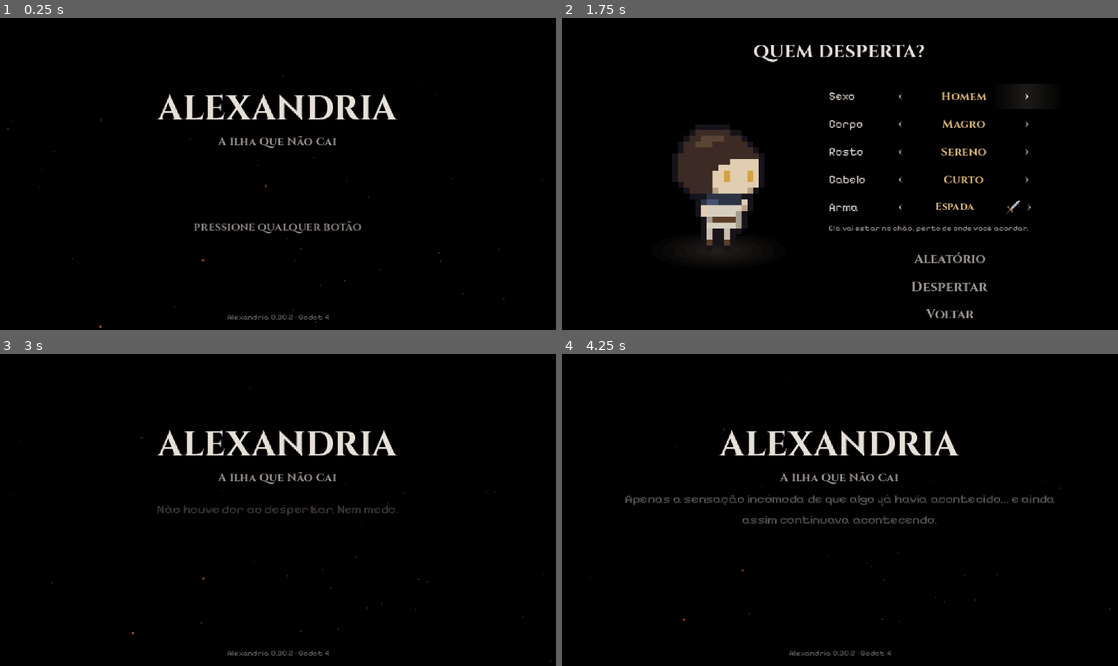
Above: before the commit, frames 1-4 (two rows, left to right).
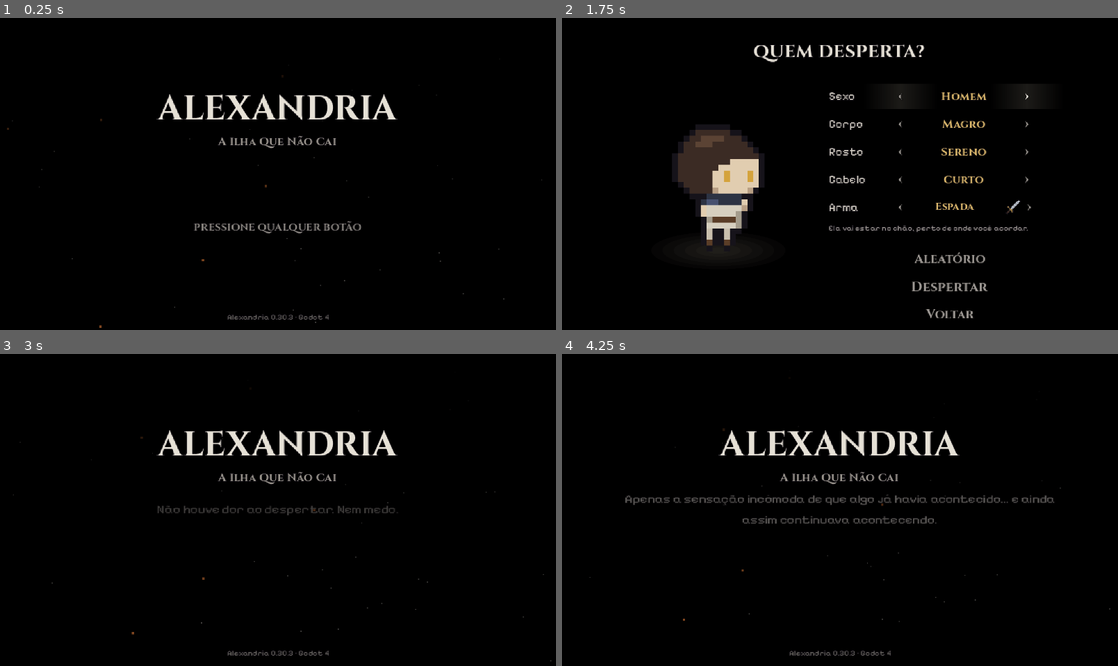
Above: after the commit, the same moments.

Repository: xandeil/alexandria
Game: Godot game, scene res://scenes/ui/title_screen.tscn
Two runs of this game, one before a commit and one after it. Both use one fixed random seed, a clock stepped at 60 frames per second and the inputs below. Video files are missing from this copy of the repository; at most half a second of black plays in their place. Sound files missing from this copy of the repository are replaced by a short silence.
Inputs (mouse positions are in pixels of both pictures, inside the frame that each line leads up to):
- Up to frame 1 (0.25 s): no input
- Up to frame 2 (1.75 s): tap Enter (ui_accept) at 0.5, 0.77, 1.07 s; move the mouse to (962, 158) at 0.52 s; hold Right (ui_right) 0.53-1.25 s; hold J (attack) 0.53-1.25 s; click (962, 158) at 0.67 s; drag from (728, 189) to (812, 236) at 1.27 s
- Up to frame 3 (3 s): click "Aleatório" at 2 s; click "Despertar" at 2.75 s
- Up to frame 4 (4.25 s): move the mouse to (895, 441) at 3.52 s; hold Right (ui_right) from 3.53 s (still down); hold J (attack) from 3.53 s (still down); tap K (attack_heavy) at 3.6 s; click (895, 441) at 3.67 s

The runs differ from the first frame. In frame 1, less than 0.1% of the frame differs, in the area x 51-53%, y 95-97%; in frame 2, 0.1%, in the area x 60-62%, y 21-30%; in frame 3, less than 0.1%; in frame 4, less than 0.1%.

Commit message:
v0.30.3 Menus no controle e graficos leves no navegador
- StepperRow: nas linhas "‹ valor ›" (criação e Opções) ←/→ trocam o
  valor e o foco não pula de linha; analógico conta uma vez por inclinada.
- Viagem da Câmara: ←/→ dão a volta na mesma linha da grade.
- Opções → Gráficos: Leve (480x270 ampliado, ~4x mais barato) / Nítido.
  Leve é o padrão no navegador (feedback de "lag" fora do Teatro).

Co-Authored-By: Claude Opus 5.5 <noreply@anthropic.com>
Claude-Session: https://claude.ai/code/session_01HRTGx51Wtg9gpqVr4yQ8NN

Diff:
--- a/project.godot
+++ b/project.godot
@@ -12,7 +12,7 @@
 
 config/name="Alexandria"
 config/description="Soulslike psicológico 2D top-down em pixel art. O Prólogo das Cápsulas, o Teatro Alexandria, a Cidade Estilhaçada (Aldir), o Bosque do Sono Eterno (Nyssa), as Raízes da Fome (Mabel), as Forjas Ocas (Durgan) e Helena Altiva."
-config/version="0.30.2"
+config/version="0.30.3"
 run/main_scene="res://scenes/ui/title_screen.tscn"
 config/quit_on_go_back=false
 config/features=PackedStringArray("4.7", "GL Compatibility")
--- a/scripts/autoload/settings.gd
+++ b/scripts/autoload/settings.gd
@@ -28,6 +28,12 @@
 ## Desenho dos botões do controle: "auto" (descobre pelo nome do controle) ou
 ## uma família forçada ("playstation", "xbox", "nintendo", "generico").
 var pad_style := "auto"
+## Gráficos (v0.30.2): "nitido" desenha na resolução da tela (texto liso);
+## "leve" desenha a 480x270 do jogo e só AMPLIA a imagem pronta — 4x menos
+## pixels para pintar numa tela Full HD (bem mais rápido em PC/celular fraco e
+## no navegador). No navegador começa no leve (feedback: "lag absurdo").
+var graphics := "leve" if OS.has_feature("web") else "nitido"
+const GRAPHICS: Array[String] = ["nitido", "leve"]
 const PAD_STYLES: Array[String] = ["auto", "playstation", "xbox", "nintendo", "generico"]
 ## Testes e o passeio de fotos não gravam opções no aparelho.
 var persistence_enabled := true
@@ -67,6 +73,8 @@
 	pad_legend = bool(config.get_value("toque", "legenda_controle", pad_legend))
 	var style := str(config.get_value("toque", "estilo_botoes", pad_style))
 	pad_style = style if PAD_STYLES.has(style) else "auto"
+	var look := str(config.get_value("video", "graficos", graphics))
+	graphics = look if GRAPHICS.has(look) else graphics
 
 
 func save_settings() -> void:
@@ -81,6 +89,7 @@
 	config.set_value("toque", "modo_controle", controller_mode)
 	config.set_value("toque", "legenda_controle", pad_legend)
 	config.set_value("toque", "estilo_botoes", pad_style)
+	config.set_value("video", "graficos", graphics)
 	config.save(PATH)
 	_loaded_from_file = true
 
@@ -95,7 +104,15 @@
 func apply() -> void:
 	_set_bus_volume(SFX_BUS, sfx_volume)
 	_set_bus_volume(AMBIENCE_BUS, ambience_volume)
+	_apply_graphics()
 	changed.emit()
+
+
+func _apply_graphics() -> void:
+	if not is_inside_tree():
+		return
+	get_window().content_scale_mode = Window.CONTENT_SCALE_MODE_VIEWPORT if graphics == "leve" \
+		else Window.CONTENT_SCALE_MODE_CANVAS_ITEMS
 
 
 func _set_bus_volume(bus: StringName, linear: float) -> void:
@@ -166,6 +183,11 @@
 	_commit()
 
 
+func toggle_graphics() -> void:
+	graphics = GRAPHICS[(GRAPHICS.find(graphics) + 1) % GRAPHICS.size()]
+	_commit()
+
+
 func toggle_hints() -> void:
 	hints = not hints
 	_commit()
--- a/scripts/ui/character_creation.gd
+++ b/scripts/ui/character_creation.gd
@@ -26,6 +26,8 @@
 var _preview: AnimatedSprite2D
 var _values := {}  # campo -> Label com o valor atual
 var _first_focus: Control
+## Os itens focáveis, de cima para baixo (a ordem do ↑/↓ no controle).
+var _focus_chain: Array[Control] = []
 var _walk_timer := 0.0
 
 
@@ -110,62 +112,48 @@
 	var back := DSMenuButton.make("Voltar", 11)
 	back.pressed.connect(_cancel)
 	box.add_child(back)
+	_focus_chain.append_array([random, confirm, back])
+	_link_focus()
 
 
 func _add_row(box: VBoxContainer, field: String, title: String) -> void:
-	var row := HBoxContainer.new()
-	row.add_theme_constant_override("separation", 4)
-	var name_label := UIStyle.label(title, 10, Color(0.8, 0.78, 0.74))
-	name_label.custom_minimum_size = Vector2(56, 0)
-	row.add_child(name_label)
-	var minus := DSMenuButton.make("‹", 14)
-	minus.custom_minimum_size = Vector2(24, 0)
-	minus.pressed.connect(func(): step(field, -1))
-	row.add_child(minus)
-	var value := UIStyle.label("", 10, UIStyle.GOLD, UIStyle.TITLE_FONT)
-	value.custom_minimum_size = Vector2(96, 0)
-	value.horizontal_alignment = HORIZONTAL_ALIGNMENT_CENTER
-	row.add_child(value)
-	var plus := DSMenuButton.make("›", 14)
-	plus.custom_minimum_size = Vector2(24, 0)
-	plus.pressed.connect(func(): step(field, 1))
-	row.add_child(plus)
+	var row := StepperRow.make(title, 56, 96)
+	row.stepped.connect(func(direction: int): step(field, direction))
 	box.add_child(row)
-	_values[field] = value
+	_values[field] = row.value_label
+	_focus_chain.append(row.focus_target())
 	if _first_focus == null:
-		_first_focus = plus
+		_first_focus = row.focus_target()
 
 
 ## A arma: mesmo ‹ valor › das outras linhas, com o ícone ao lado.
 func _add_weapon_row(box: VBoxContainer) -> void:
-	var row := HBoxContainer.new()
-	row.add_theme_constant_override("separation", 4)
-	var name_label := UIStyle.label("Arma", 10, Color(0.8, 0.78, 0.74))
-	name_label.custom_minimum_size = Vector2(56, 0)
-	row.add_child(name_label)
-	var minus := DSMenuButton.make("‹", 14)
-	minus.custom_minimum_size = Vector2(24, 0)
-	minus.pressed.connect(func(): step_weapon(-1))
-	row.add_child(minus)
-	var value := UIStyle.label("", 9, UIStyle.GOLD, UIStyle.TITLE_FONT)
-	value.custom_minimum_size = Vector2(80, 0)
-	value.horizontal_alignment = HORIZONTAL_ALIGNMENT_CENTER
-	value.clip_text = true
-	row.add_child(value)
 	_weapon_icon = TextureRect.new()
 	_weapon_icon.custom_minimum_size = Vector2(14, 14)
 	_weapon_icon.expand_mode = TextureRect.EXPAND_IGNORE_SIZE
 	_weapon_icon.stretch_mode = TextureRect.STRETCH_KEEP_ASPECT_CENTERED
 	_weapon_icon.texture_filter = CanvasItem.TEXTURE_FILTER_NEAREST
-	row.add_child(_weapon_icon)
-	var plus := DSMenuButton.make("›", 14)
-	plus.custom_minimum_size = Vector2(24, 0)
-	plus.pressed.connect(func(): step_weapon(1))
-	row.add_child(plus)
+	var row := StepperRow.make("Arma", 56, 80, 9, UIStyle.TITLE_FONT, _weapon_icon)
+	row.stepped.connect(step_weapon)
 	box.add_child(row)
-	_values["arma"] = value
+	_values["arma"] = row.value_label
+	_focus_chain.append(row.focus_target())
 	var hint := UIStyle.label("Ela vai estar no chão, perto de onde você acordar.", 7, UIStyle.TEXT_DIM)
 	box.add_child(hint)
+
+
+## Navegação do controle feita À MÃO, de cima para baixo (dando a volta):
+## ↑/↓ andam pelas linhas; ←/→ só trocam valores (StepperRow) — nos botões
+## de baixo (Aleatório, Despertar, Voltar) ←/→ não fazem nada.
+func _link_focus() -> void:
+	for i in _focus_chain.size():
+		var item: Control = _focus_chain[i]
+		item.focus_neighbor_top = item.get_path_to(_focus_chain[posmod(i - 1, _focus_chain.size())])
+		item.focus_neighbor_bottom = item.get_path_to(_focus_chain[posmod(i + 1, _focus_chain.size())])
+		item.focus_neighbor_left = item.get_path_to(item)
+		item.focus_neighbor_right = item.get_path_to(item)
+		item.focus_previous = item.focus_neighbor_top
+		item.focus_next = item.focus_neighbor_bottom
 
 
 func step_weapon(direction: int) -> void:
--- a/scripts/ui/ds_menu_button.gd
+++ b/scripts/ui/ds_menu_button.gd
@@ -10,6 +10,10 @@
 const DIM := Color(0.62, 0.6, 0.58)
 const LIT := Color(0.98, 0.96, 0.92)
 
+## Quem recebe o foco quando o mouse passa por cima (v0.30.2). Usado pela
+## seta "‹" das linhas ‹ valor ›: ela não é parada do controle, então o mouse
+## acende a linha inteira (o "›", que é o item focável da linha).
+var focus_proxy: Control
 var _glow: TextureRect
 var _tween: Tween
 
@@ -51,17 +55,26 @@
 	focus_entered.connect(func(): _light(true))
 	focus_exited.connect(func(): _light(false))
 	mouse_entered.connect(func():
-		if not disabled:
+		if disabled:
+			return
+		if focus_proxy:
+			focus_proxy.grab_focus()
+		elif focus_mode != Control.FOCUS_NONE:
 			grab_focus())
 
 
-func _light(on: bool) -> void:
+## Acende/apaga a faixa de luz (público: a StepperRow acende as duas setas juntas).
+func light(on: bool) -> void:
+	_light(on, false)
+
+
+func _light(on: bool, with_sound: bool = true) -> void:
 	if _tween and _tween.is_valid():
 		_tween.kill()
 	_tween = create_tween()
 	_tween.set_pause_mode(Tween.TWEEN_PAUSE_PROCESS)  # funciona com o jogo pausado
 	_tween.tween_property(_glow, "modulate:a", 1.0 if on else 0.0, 0.18 if on else 0.3)
-	if on:
+	if on and with_sound:
 		Sfx.play(&"ui_click", -18.0, 0.02)
 
 
--- a/scripts/ui/options_menu.gd
+++ b/scripts/ui/options_menu.gd
@@ -8,6 +8,7 @@
 
 var _rows := {}
 var _back_button: Button
+var _focus_chain: Array[Control] = []
 
 
 func _ready() -> void:
@@ -22,8 +23,8 @@
 	box.set_anchors_preset(Control.PRESET_CENTER)
 	box.offset_left = -120
 	box.offset_right = 120
-	box.offset_top = -122
-	box.offset_bottom = 122
+	box.offset_top = -132
+	box.offset_bottom = 132
 	box.add_theme_constant_override("separation", 5)
 	add_child(box)
 	var title := UIStyle.label("Opções", 16, UIStyle.TEXT, UIStyle.TITLE_FONT)
@@ -36,38 +37,27 @@
 	_add_toggle(box, "estilo", func(): Settings.cycle_pad_style())
 	_add_toggle(box, "botoes", func(): Settings.cycle_button_size())
 	_add_toggle(box, "dicas", func(): Settings.toggle_hints())
+	_add_toggle(box, "graficos", func(): Settings.toggle_graphics())
 	_back_button = DSMenuButton.make("Voltar")
 	_back_button.pressed.connect(close)
 	box.add_child(_back_button)
+	_focus_chain.append(_back_button)
+	_link_focus()
 	Settings.changed.connect(_refresh)
 	visible = false
 
 
-## Uma linha "Nome  [−] 80% [+]": botões grandes o bastante para o dedo.
+## Uma linha "Nome  ‹ 80% ›": botões grandes o bastante para o dedo; no
+## controle, ←/→ mudam o valor (StepperRow).
 func _add_stepper(box: VBoxContainer, key: String, title: String, step: Callable) -> void:
-	var row := HBoxContainer.new()
+	var row := StepperRow.make(title, 110, 40, 12, UIStyle.FONT_NUMBERS)
 	row.add_theme_constant_override("separation", 6)
-	var name_label := UIStyle.label(title, 10, Color(0.8, 0.78, 0.74))
-	name_label.custom_minimum_size = Vector2(110, 0)
-	row.add_child(name_label)
-	var minus := DSMenuButton.make("‹", 14)
-	minus.custom_minimum_size = Vector2(24, 0)
-	minus.pressed.connect(func():
-		step.call(-0.1)
+	row.stepped.connect(func(direction: int):
+		step.call(0.1 * direction)
 		Sfx.play(&"ui_click"))
-	row.add_child(minus)
-	var value := UIStyle.label("", 12, UIStyle.GOLD, UIStyle.FONT_NUMBERS)
-	value.custom_minimum_size = Vector2(40, 0)
-	value.horizontal_alignment = HORIZONTAL_ALIGNMENT_CENTER
-	row.add_child(value)
-	var plus := DSMenuButton.make("›", 14)
-	plus.custom_minimum_size = Vector2(24, 0)
-	plus.pressed.connect(func():
-		step.call(0.1)
-		Sfx.play(&"ui_click"))
-	row.add_child(plus)
 	box.add_child(row)
-	_rows[key] = value
+	_rows[key] = row.value_label
+	_focus_chain.append(row.focus_target())
 
 
 func _add_toggle(box: VBoxContainer, key: String, action: Callable) -> void:
@@ -77,6 +67,20 @@
 		Sfx.play(&"ui_click"))
 	box.add_child(button)
 	_rows[key] = button
+	_focus_chain.append(button)
+
+
+## ↑/↓ andam pela lista (dando a volta); ←/→ nunca pulam para outra linha.
+func _link_focus() -> void:
+	var chain := _focus_chain.filter(func(item: Control): return item.visible)
+	for i in chain.size():
+		var item: Control = chain[i]
+		item.focus_neighbor_top = item.get_path_to(chain[posmod(i - 1, chain.size())])
+		item.focus_neighbor_bottom = item.get_path_to(chain[posmod(i + 1, chain.size())])
+		item.focus_neighbor_left = item.get_path_to(item)
+		item.focus_neighbor_right = item.get_path_to(item)
+		item.focus_previous = item.focus_neighbor_top
+		item.focus_next = item.focus_neighbor_bottom
 
 
 func open() -> void:
@@ -114,6 +118,7 @@
 	(_rows["botoes"] as Button).text = "Botões de toque: %s" % Settings.button_size
 	(_rows["botoes"] as Button).disabled = Settings.controller_mode  # sem toque, o tamanho não importa
 	(_rows["dicas"] as Button).text = "Dicas: %s" % ("ligadas" if Settings.hints else "desligadas")
+	(_rows["graficos"] as Button).text = "Gráficos: %s" % ("Leve (mais rápido)" if Settings.graphics == "leve" else "Nítido")
 
 
 func _unhandled_input(event: InputEvent) -> void:
--- a/scripts/ui/rest_menu.gd
+++ b/scripts/ui/rest_menu.gd
@@ -150,21 +150,43 @@
 ## Navegação do controle feita À MÃO. Antes, o Godot escolhia o vizinho pela
 ## geometria — e o "Levantar" (largo, logo abaixo) "roubava" o direcional:
 ## com 2 ou 3 Câmaras numa linha, apertar → pulava para ele em vez da próxima.
-## Regra agora: ←/→ andam entre as Câmaras (dando a volta), ↑/↓ trocam de
-## linha, e de qualquer Câmara da última linha ↓ vai para o "Levantar".
+## Regra agora: ←/→ andam entre as Câmaras DA MESMA LINHA (dando a volta
+## nela), ↑/↓ trocam de linha, e de qualquer Câmara da última linha ↓ vai para
+## o "Levantar". (v0.30.2: antes ←/→ davam a volta na lista inteira — no fim da
+## linha, → pulava para a linha de baixo e ← para a de cima. Teste: "coloco
+## pro lado e ele vai pra cima".)
 func _link_focus() -> void:
-	var travel := cards().filter(func(c: Button): return c.focus_mode != Control.FOCUS_NONE)
+	# Conta pela GRADE que aparece na tela (a Câmara onde você está ocupa um
+	# lugar mas não recebe foco — ela é pulada, sem bagunçar linhas e colunas).
+	var all := cards()
 	var columns := _grid.columns
-	for i in travel.size():
-		var card: Button = travel[i]
-		var left: Button = travel[posmod(i - 1, travel.size())]
-		var right: Button = travel[posmod(i + 1, travel.size())]
+	var rows := ceili(all.size() / float(columns))
+	var travel := all.filter(func(c: Button): return c.focus_mode != Control.FOCUS_NONE)
+	for card: Button in travel:
+		var index := all.find(card)
+		var row := floori(index / float(columns))
+		var column := index - row * columns
+		var same_row := _focusable_in_row(all, row)
+		var at := same_row.find(card)
+		var left: Button = same_row[posmod(at - 1, same_row.size())]
+		var right: Button = same_row[posmod(at + 1, same_row.size())]
 		card.focus_neighbor_left = card.get_path_to(left)
 		card.focus_neighbor_right = card.get_path_to(right)
-		card.focus_previous = card.get_path_to(left)
-		card.focus_next = card.get_path_to(right)
-		var up: Button = travel[i - columns] if i - columns >= 0 else card
-		var down: Control = travel[i + columns] if i + columns < travel.size() else _leave_button
+		var order := travel.find(card)
+		card.focus_previous = card.get_path_to(travel[posmod(order - 1, travel.size())])
+		card.focus_next = card.get_path_to(travel[posmod(order + 1, travel.size())])
+		var up: Control = card
+		for other in range(row - 1, -1, -1):
+			var found := _closest_in_row(all, other, column)
+			if found:
+				up = found
+				break
+		var down: Control = _leave_button
+		for other in range(row + 1, rows):
+			var found := _closest_in_row(all, other, column)
+			if found:
+				down = found
+				break
 		card.focus_neighbor_top = card.get_path_to(up)
 		card.focus_neighbor_bottom = card.get_path_to(down)
 	var first: Control = travel[0] if not travel.is_empty() else _leave_button
@@ -178,6 +200,27 @@
 	journey_button.focus_neighbor_right = journey_button.get_path_to(journey_button)
 	_leave_button.focus_neighbor_left = _leave_button.get_path_to(_leave_button)
 	_leave_button.focus_neighbor_right = _leave_button.get_path_to(_leave_button)
+
+
+func _focusable_in_row(all: Array[Button], row: int) -> Array[Button]:
+	var result: Array[Button] = []
+	var columns := _grid.columns
+	for index in range(row * columns, mini((row + 1) * columns, all.size())):
+		if all[index].focus_mode != Control.FOCUS_NONE:
+			result.append(all[index])
+	return result
+
+
+## Na linha pedida, a Câmara focável de coluna mais perto (null se nenhuma).
+func _closest_in_row(all: Array[Button], row: int, column: int) -> Button:
+	var best: Button = null
+	var best_gap := 1 << 30
+	for card in _focusable_in_row(all, row):
+		var gap := absi(all.find(card) - row * _grid.columns - column)
+		if gap < best_gap:
+			best = card
+			best_gap = gap
+	return best
 
 
 ## O que recebe o foco ao abrir: a primeira Câmara para onde dá para ir.
--- /dev/null
+++ b/scripts/ui/stepper_row.gd
@@ -0,0 +1,79 @@
+class_name StepperRow
+extends HBoxContainer
+## Uma linha "Nome  ‹ valor ›" que funciona IGUAL no toque, no mouse e no controle.
+##
+## O defeito (feedback do teste, v0.30.2): as duas setas eram dois botões
+## focáveis. No controle, ← / → MOVIAM O FOCO entre elas (e, na ponta, o Godot
+## procurava "o botão mais perto à direita" — que podia estar em cima ou embaixo).
+## O jogador apertava → para trocar o cabelo e o cursor pulava para outra linha.
+##
+## A regra agora (como nos soulslike):
+##   • a LINHA é uma parada só do controle (o "›" segura o foco);
+##   • ← / → TROCAM O VALOR (não andam o foco);  ↑ / ↓ trocam de linha;
+##   • ✕ / Enter também avançam (+1);
+##   • no toque e no mouse, cada seta continua sendo um botão normal.
+## Um componente só para a criação de personagem e para as Opções (DRY).
+
+signal stepped(direction: int)
+
+var minus: DSMenuButton
+var plus: DSMenuButton
+var value_label: Label
+## Para onde o analógico está inclinado (-1, 0, 1). O analógico manda um evento
+## a cada tremidinha: só conta quando ele SAI do centro, não enquanto fica lá.
+var _stick_dir := 0
+
+
+static func make(title: String, title_width: float, value_width: float, value_size: int = 10,
+		value_font: Font = UIStyle.TITLE_FONT, extra: Control = null) -> StepperRow:
+	var row := StepperRow.new()
+	row.add_theme_constant_override("separation", 4)
+	var name_label := UIStyle.label(title, 10, Color(0.8, 0.78, 0.74))
+	name_label.custom_minimum_size = Vector2(title_width, 0)
+	row.add_child(name_label)
+	row.minus = DSMenuButton.make("‹", 14)
+	row.minus.custom_minimum_size = Vector2(24, 0)
+	row.add_child(row.minus)
+	row.value_label = UIStyle.label("", value_size, UIStyle.GOLD, value_font)
+	row.value_label.custom_minimum_size = Vector2(value_width, 0)
+	row.value_label.horizontal_alignment = HORIZONTAL_ALIGNMENT_CENTER
+	row.value_label.clip_text = true
+	row.add_child(row.value_label)
+	if extra:
+		row.add_child(extra)
+	row.plus = DSMenuButton.make("›", 14)
+	row.plus.custom_minimum_size = Vector2(24, 0)
+	row.add_child(row.plus)
+	# O "‹" não é parada do controle; o mouse em cima dele acende a linha.
+	row.minus.focus_mode = Control.FOCUS_NONE
+	row.minus.focus_proxy = row.plus
+	row.minus.pressed.connect(func(): row.stepped.emit(-1))
+	row.plus.pressed.connect(func(): row.stepped.emit(1))
+	row.plus.gui_input.connect(row._on_focus_input)
+	row.plus.focus_entered.connect(func(): row.minus.light(true))
+	row.plus.focus_exited.connect(func(): row.minus.light(false))
+	return row
+
+
+## O item que recebe o foco (para quem monta a navegação ↑/↓ do menu).
+func focus_target() -> Control:
+	return plus
+
+
+## ← / → chegam AQUI antes de o Godot mover o foco; aceitar o evento impede o pulo.
+func _on_focus_input(event: InputEvent) -> void:
+	var motion := event as InputEventJoypadMotion
+	if motion and motion.axis == JOY_AXIS_LEFT_X:
+		var direction := 0 if absf(motion.axis_value) < 0.5 else signi(int(signf(motion.axis_value)))
+		if direction != 0:
+			plus.accept_event()
+		if direction != _stick_dir and direction != 0:
+			stepped.emit(direction)
+		_stick_dir = direction
+		return
+	if event.is_action_pressed(&"ui_left", true):
+		plus.accept_event()
+		stepped.emit(-1)
+	elif event.is_action_pressed(&"ui_right", true):
+		plus.accept_event()
+		stepped.emit(1)
--- a/tests/test_runner.gd
+++ b/tests/test_runner.gd
@@ -224,6 +224,8 @@
 		"test_sprint_hold_circle",
 		"test_rest_menu_and_travel",
 		"test_rest_menu_pad_navigation",
+		"test_stepper_rows_on_pad",
+		"test_graphics_setting",
 		"test_save_slots",
 		"test_title_with_slots",
 		"test_weapon_drops",
@@ -5039,11 +5041,18 @@
 		return f.get_meta("scene", "levantar") if f else ""
 	check(focused.call() == "res://scenes/world/cidade.tscn", "abre com a primeira Câmara de destino selecionada")
 	check(menu.cards()[0].focus_mode == Control.FOCUS_NONE, "'você está aqui' nem recebe foco")
+	# Grade (3 colunas): [Teatro(aqui) Cidade Bosque] / [Raízes].
 	var seen := []
 	for i in 3:
 		await _pad_press(JOY_BUTTON_DPAD_RIGHT)
 		seen.append(focused.call().get_file().get_basename())
-	check(seen == ["bosque", "raizes", "cidade"], "→ passa por TODAS as Câmaras e dá a volta: %s" % [seen])
+	check(seen == ["bosque", "cidade", "bosque"], "→ dá a volta NA MESMA LINHA (não pula de linha): %s" % [seen])
+	await _pad_press(JOY_BUTTON_DPAD_LEFT)
+	check(focused.call().get_file().get_basename() == "cidade", "← também fica na linha")
+	await _pad_press(JOY_BUTTON_DPAD_DOWN)
+	check(focused.call().get_file().get_basename() == "raizes", "↓ desce para a linha de baixo")
+	await _pad_press(JOY_BUTTON_DPAD_RIGHT)
+	check(focused.call().get_file().get_basename() == "raizes", "sozinha na linha: → não sai dela")
 	await _pad_press(JOY_BUTTON_DPAD_DOWN)
 	check(focused.call() == "levantar", "↓ vai para o Levantar")
 	await _pad_press(JOY_BUTTON_DPAD_UP)
@@ -5058,6 +5067,69 @@
 	Game.reset_progress()
 
 
+
+## v0.30.2 (feedback): nas linhas ‹ valor ›, ←/→ TROCAM o valor e o foco não pula.
+func test_stepper_rows_on_pad() -> void:
+	var creation := CharacterCreation.new()
+	add_child(creation)
+	await frames(2)
+	var first := get_viewport().gui_get_focus_owner()
+	var before: int = creation.look["sexo"]
+	await _pad_press(JOY_BUTTON_DPAD_RIGHT)
+	check(creation.look["sexo"] != before, "→ troca o valor da linha")
+	check(get_viewport().gui_get_focus_owner() == first, "e o foco fica na mesma linha")
+	await _pad_press(JOY_BUTTON_DPAD_LEFT)
+	check(creation.look["sexo"] == before and get_viewport().gui_get_focus_owner() == first, "← volta o valor, foco parado")
+	await _pad_press(JOY_BUTTON_DPAD_DOWN)
+	var cabelo_antes: int = creation.look["corpo"]
+	await _pad_press(JOY_BUTTON_DPAD_RIGHT)
+	check(creation.look["corpo"] != cabelo_antes, "↓ desce para a próxima linha (Corpo) e → muda ela")
+	var stick := InputEventJoypadMotion.new()
+	stick.axis = JOY_AXIS_LEFT_X
+	var corpo: int = creation.look["corpo"]
+	for value in [0.7, 0.8, 0.9, 0.85]:  # o analógico parado para o lado manda vários eventos
+		stick.axis_value = value
+		Input.parse_input_event(stick)
+		await frames(1)
+	stick.axis_value = 0.0
+	Input.parse_input_event(stick)
+	await frames(2)
+	check(creation.look["corpo"] == posmod(corpo + 1, Appearance.option_count("corpo", creation.look["sexo"])),
+		"analógico inclinado conta UMA vez (não dispara sozinho)")
+	creation.queue_free()
+	await frames(2)
+	var options := OptionsMenu.new()
+	add_child(options)
+	options.open()
+	await frames(2)
+	var saved := Settings.sfx_volume
+	Settings.sfx_volume = 0.5
+	options._focus_chain[0].grab_focus()
+	await frames(1)
+	await _pad_press(JOY_BUTTON_DPAD_RIGHT)
+	check(is_equal_approx(Settings.sfx_volume, 0.6), "Opções: → aumenta o volume (%.1f)" % Settings.sfx_volume)
+	check(get_viewport().gui_get_focus_owner() == options._focus_chain[0], "Opções: o foco não pulou de linha")
+	var toggle: Control = options._rows["dicas"]
+	toggle.grab_focus()
+	await _pad_press(JOY_BUTTON_DPAD_RIGHT)
+	check(get_viewport().gui_get_focus_owner() == toggle, "Opções: → num botão comum não leva para outra linha")
+	Settings.sfx_volume = saved
+	Settings.apply()
+	options.queue_free()
+	await frames(2)
+
+
+## v0.30.2: "Gráficos: Leve" desenha a 480x270 e amplia (bem mais rápido).
+func test_graphics_setting() -> void:
+	var saved := Settings.graphics
+	Settings.graphics = "leve"
+	Settings.apply()
+	check(get_window().content_scale_mode == Window.CONTENT_SCALE_MODE_VIEWPORT, "leve: desenha na resolução do jogo")
+	Settings.toggle_graphics()
+	check(Settings.graphics == "nitido" and get_window().content_scale_mode == Window.CONTENT_SCALE_MODE_CANVAS_ITEMS,
+		"nítido: desenha na resolução da tela")
+	Settings.graphics = saved
+	Settings.apply()
 
 # --- v0.23: 3 saves, armas no chão, loja e Ferreiro novos -------------------------------------
 
Not shown, changed: export_presets.cfg
Not shown, added: scripts/ui/stepper_row.gd.uid
Not shown, changed: BUILD.md
